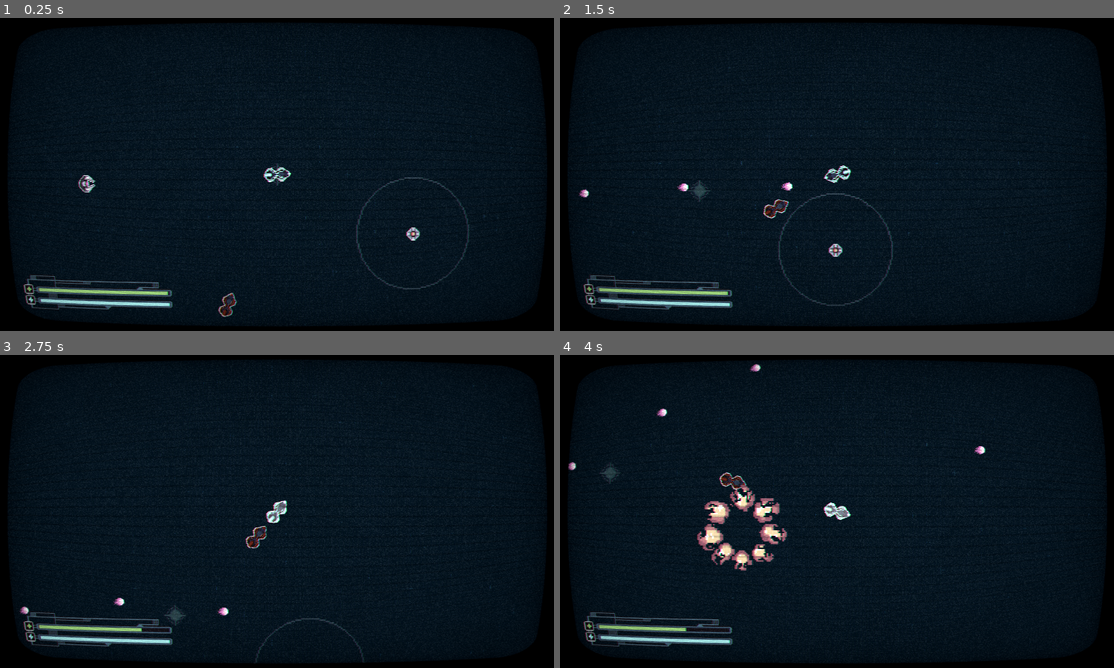
Above: before the commit, frames 1-4 (two rows, left to right).
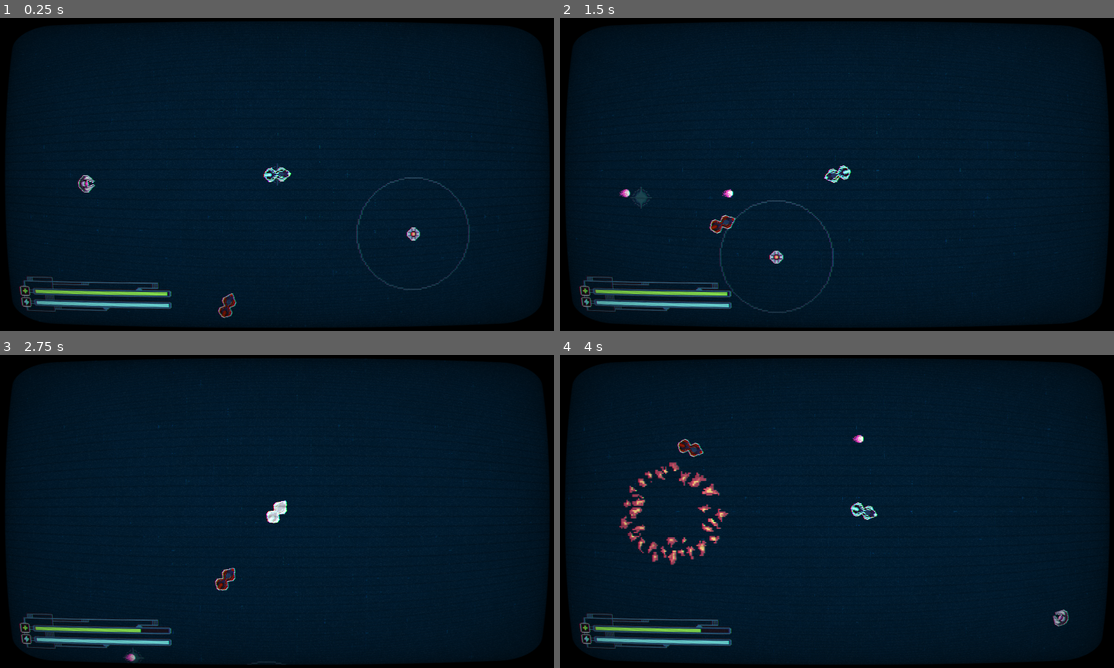
Above: after the commit, the same moments.

Repository: 20akshay00/cyberloop
Game: Godot game, scene res://scenes/world.tscn
Same seed, same stepped clock (60 frames per second), same inputs: the game is played once before the commit and once after it.
Inputs (mouse positions are in pixels of both pictures, inside the frame that each line leads up to):
- Up to frame 1 (0.25 s): no input
- Up to frame 2 (1.5 s): move the mouse to (958, 158) at 0.52 s; click (958, 158) at 0.6 s; move the mouse to (726, 190) at 1.27 s; click (726, 190) at 1.35 s
- Up to frame 3 (2.75 s): move the mouse to (332, 442) at 2.02 s; click (332, 442) at 2.1 s
- Up to frame 4 (4 s): move the mouse to (809, 574) at 2.77 s; click (809, 574) at 2.85 s; move the mouse to (1003, 558) at 3.52 s; click (1003, 558) at 3.6 s

The runs differ from the first frame. In frame 1, 3.4% of the frame differs, in the area x 1-100%, y 1-99%; in frame 2, 4.7%; in frame 3, 3.9%; in frame 4, 6.6%.

Commit message:
add sfx, visual fx

Diff:
--- a/project.godot
+++ b/project.godot
@@ -32,6 +32,7 @@
 draw={
 "deadzone": 0.2,
 "events": [Object(InputEventMouseButton,"resource_local_to_scene":false,"resource_name":"","device":-1,"window_id":0,"a …(253 unchanged characters)…
+, Object(InputEventKey,"resource_local_to_scene":false,"resource_name":"","device":-1,"window_id":0,"alt_pressed":false,"shift_pressed":false,"ctrl_pressed":false,"meta_pressed":false,"pressed":false,"keycode":0,"physical_keycode":81,"key_label":0,"unicode":113,"location":0,"echo":false,"script":null)
 ]
 }
 
--- a/scenes/damage_area.tscn
+++ b/scenes/damage_area.tscn
@@ -1,11 +1,29 @@
-[gd_scene load_steps=5 format=3 uid="uid://db2hesmx6bfb7"]
+[gd_scene load_steps=9 format=3 uid="uid://db2hesmx6bfb7"]
 
 [ext_resource type="Script" uid="uid://5kv1lp8guydd" path="res://scripts/damage_area.gd" id="1_5frsa"]
+[ext_resource type="Shader" uid="uid://cealjes6kiu0i" path="res://scenes/dissolve.gdshader" id="2_a2a3j"]
 [ext_resource type="Texture2D" uid="uid://3ss36d8nsgh0" path="res://assets/art/hole_texture_three_v1.png" id="2_fhj2k"]
 [ext_resource type="Shader" uid="uid://muj7da7x0o4v" path="res://scenes/damage_area_border.gdshader" id="3_c2uvg"]
 
+[sub_resource type="FastNoiseLite" id="FastNoiseLite_a2a3j"]
+noise_type = 4
+frequency = 0.0071
+
+[sub_resource type="NoiseTexture2D" id="NoiseTexture2D_a2a3j"]
+noise = SubResource("FastNoiseLite_a2a3j")
+
+[sub_resource type="ShaderMaterial" id="ShaderMaterial_oamld"]
+resource_local_to_scene = true
+shader = ExtResource("2_a2a3j")
+shader_parameter/dissolve_texture = SubResource("NoiseTexture2D_a2a3j")
+shader_parameter/dissolve_value = 1.0
+shader_parameter/polygon_size = Vector2(0, 0)
+
 [sub_resource type="ShaderMaterial" id="ShaderMaterial_a2a3j"]
 shader = ExtResource("3_c2uvg")
+shader_parameter/freq = 2.0
+shader_parameter/lo = 0.3
+shader_parameter/hi = 1.0
 
 [node name="DamageArea" type="Area2D"]
 collision_layer = 0
@@ -14,8 +32,8 @@
 
 [node name="Polygon2D" type="Polygon2D" parent="."]
 texture_repeat = 2
+material = SubResource("ShaderMaterial_oamld")
 texture = ExtResource("2_fhj2k")
-texture_scale = Vector2(4, 4)
 
 [node name="Line2D" type="Line2D" parent="."]
 texture_repeat = 2
--- a/scenes/damage_area_border.gdshader
+++ b/scenes/damage_area_border.gdshader
@@ -1,14 +1,10 @@
 shader_type canvas_item;
+uniform float freq = 5.;
 
-void vertex() {
-	// Called for every vertex the material is visible on.
-}
+uniform float lo;
+uniform float hi;
 
 void fragment() {
-	// Called for every pixel the material is visible on.
+    float alpha = lo + (hi - lo) * (sin(freq * TIME) + 1.)/2.;
+    COLOR.a = alpha;
 }
-
-//void light() {
-//	// Called for every pixel for every light affecting the CanvasItem.
-//	// Uncomment to replace the default light processing function with this one.
-//}
--- /dev/null
+++ b/scenes/dissolve.gdshader
@@ -0,0 +1,19 @@
+shader_type canvas_item;
+
+uniform sampler2D dissolve_texture : source_color;
+uniform float dissolve_value : hint_range(0, 1);
+uniform vec2 polygon_size;  // polygon bounding box size in local units
+
+void fragment() {
+    vec4 main_tex = texture(TEXTURE, UV);  // tiled main texture
+
+    float noise = texture(dissolve_texture, fract(UV)).r;  // tile dissolve texture using fract(UV)
+    main_tex.a *= step(dissolve_value, noise);
+
+    COLOR = main_tex;
+}
+
+
+//void fragment() {
+    //COLOR = vec4(UV, 0.0, 1.0); // adjust divisor for scale
+//}
--- a/scenes/player.tscn
+++ b/scenes/player.tscn
@@ -5,7 +5,7 @@
 [ext_resource type="Texture2D" uid="uid://cqro5ie6mvm0b" path="res://assets/art/tron_bike_v1.png" id="3_sweqy"]
 [ext_resource type="Shader" uid="uid://6wfc0a2pnfog" path="res://scenes/invincibility.gdshader" id="3_tuyoq"]
 [ext_resource type="AudioStream" uid="uid://ct8hijshy0q6" path="res://assets/sfx/Bike Player Loop.ogg" id="4_dqkch"]
-[ext_resource type="AudioStream" uid="uid://dv3q0054cxkcs" path="res://assets/sfx/Trail drawing test 02.mp3" id="5_qlg0r"]
+[ext_resource type="AudioStream" uid="uid://dweafpu01vixb" path="res://assets/sfx/Trail drawing 2.ogg" id="6_smehm"]
 [ext_resource type="Script" uid="uid://bppxyp6qk67th" path="res://scenes/custom_camera.gd" id="7_smehm"]
 [ext_resource type="Shader" uid="uid://dkjnohi6uda1r" path="res://scenes/crt.gdshader" id="8_ur7pv"]
 
@@ -19,10 +19,10 @@
 
 [sub_resource type="ShaderMaterial" id="ShaderMaterial_y4r1p"]
 shader = ExtResource("8_ur7pv")
-shader_parameter/overlay = false
+shader_parameter/overlay = true
 shader_parameter/scanlines_opacity = 0.192
-shader_parameter/scanlines_width = 0.008
-shader_parameter/grille_opacity = 0.078
+shader_parameter/scanlines_width = 0.0
+shader_parameter/grille_opacity = 0.029
 shader_parameter/resolution = Vector2(640, 480)
 shader_parameter/pixelate = false
 shader_parameter/roll = false
@@ -30,15 +30,15 @@
 shader_parameter/roll_size = 0.269
 shader_parameter/roll_variation = 0.325
 shader_parameter/distort_intensity = 0.004
-shader_parameter/noise_opacity = 0.335
+shader_parameter/noise_opacity = 0.048
 shader_parameter/noise_speed = 0.0
-shader_parameter/static_noise_intensity = 0.06
-shader_parameter/aberration = 0.01
-shader_parameter/brightness = 1.21
-shader_parameter/discolor = true
-shader_parameter/warp_amount = 0.468
+shader_parameter/static_noise_intensity = 0.03
+shader_parameter/aberration = 0.00700005
+shader_parameter/brightness = 1.2
+shader_parameter/discolor = false
+shader_parameter/warp_amount = 0.3
 shader_parameter/clip_warp = false
-shader_parameter/vignette_intensity = 0.2
+shader_parameter/vignette_intensity = 0.3
 shader_parameter/vignette_opacity = 0.5
 
 [node name="Player" type="CharacterBody2D"]
@@ -61,7 +61,7 @@
 bus = &"PlayerBike"
 
 [node name="DrawSound" type="AudioStreamPlayer2D" parent="."]
-stream = ExtResource("5_qlg0r")
+stream = ExtResource("6_smehm")
 bus = &"PlayerBike"
 
 [node name="Camera2D" type="Camera2D" parent="."]
--- a/scripts/audio_manager.gd
+++ b/scripts/audio_manager.gd
@@ -1,6 +1,12 @@
 extends AudioStreamPlayer2D
 
 var loop_created_sfx := load("res://assets/sfx/Loop Created.mp3")
+var fall_sfx := load("res://assets/sfx/Spiral long.mp3")
+var loop_invalid_sfx := load("res://assets/sfx/Cannot Form Loop.mp3")
+var power_full_sfx := load("res://assets/sfx/Power full.mp3")
+var draw_start_sfx := load("res://assets/sfx/Trail Draw Start.mp3")
+var power_empty_sfx := load("res://assets/sfx/Power Empty.mp3")
+var player_hit_sfx := load("res://assets/sfx/Player Hit 2.mp3")
 
 func _play_music(music: AudioStream, volume = -7):
 	if stream == music:
--- a/scripts/crack.gd
+++ b/scripts/crack.gd
@@ -18,6 +18,10 @@
 		Vector2(spawn_side, -spawn_side)
 		]
 )
+
+const VALID_COLOR := Color("#79f5f6")
+const ERR_COLOR := Color("#f64747")
+var error_tween: Tween = null
 
 func _ready() -> void:
 	_is_orphan = false
@@ -41,16 +45,18 @@
 		shape_points = points.slice(intersect_idx, points.size()-1)
 
 		if calculate_area(shape_points) > 5000:
-			if Geometry2D.intersect_polygons(shape_points, spawn_area).size() == 0:
-				var damage_area = damage_area_scene.instantiate()
-				damage_area.set_points(shape_points)
-				add_sibling(damage_area)
+			if (Geometry2D.intersect_polygons(shape_points, spawn_area).size() == 0) and (Geometry2D.decompose_polygon_in_convex(shape_points).size() > 0):
+					var damage_area = damage_area_scene.instantiate()
+					damage_area.set_points(shape_points)
+					add_sibling(damage_area)
 
-				var crack = self.duplicate()
-				crack.points = points.slice(0, intersect_idx)
-				add_sibling(crack)
-				crack.destroy()
-				clear_points()
+					var crack = self.duplicate()
+					crack.points = points.slice(0, intersect_idx)
+					add_sibling(crack)
+					crack.destroy()
+					clear_points()
+			else:
+				_throw_error()
 
 		intersect_idx = -1
 
@@ -66,3 +72,11 @@
 		result += mesh_vertices[q].cross(mesh_vertices[p])
 
 	return abs(result) * 0.5
+
+func _throw_error() -> void:
+	EventManager.shake_screen.emit()
+	AudioManager.play_effect(AudioManager.loop_invalid_sfx, 10)
+	if error_tween: error_tween.kill()
+	error_tween = get_tree().create_tween()
+	error_tween.tween_property(self, "default_color", ERR_COLOR, 0.25)
+	error_tween.tween_property(self, "default_color", VALID_COLOR, 0.25)
--- a/scripts/damage_area.gd
+++ b/scripts/damage_area.gd
@@ -2,11 +2,12 @@
 class_name DamageArea
 
 var _is_active: bool = false
+var fade_tween: Tween = null
 
 func _ready() -> void:
 	EventManager.hole_created.emit()
 	AudioManager.play_effect(AudioManager.loop_created_sfx, 10.)
-	get_tree().create_timer(0.2).timeout.connect(
+	get_tree().create_timer(0.3).timeout.connect(
 		func():
 			_is_active = true
 			for body in get_overlapping_bodies():
@@ -15,6 +16,7 @@
 			for area in get_overlapping_areas():
 				if area.has_method("fall"): area.fall()
 	)
+	fade_in()
 
 func set_points(points:PackedVector2Array) -> void:
 	$CollisionPolygon2D.polygon = points
@@ -23,6 +25,25 @@
 	$Polygon2D.polygon = points
 	$NavigationObstacle2D.vertices = points
 
+	$Polygon2D.uv = generate_uvs($Polygon2D.polygon)
+
 func _on_body_entered(body: Node2D) -> void:
 	if body and _is_active:
 		body.fall()
+
+func fade_in() -> void:
+	$Polygon2D.material.get_shader_parameter("dissolve_texture").noise.seed = randi()
+	if fade_tween: fade_tween.kill()
+	fade_tween = get_tree().create_tween()
+	fade_tween.tween_property($Polygon2D.material, "shader_parameter/dissolve_value", 0., 0.5)
+
+func generate_uvs(polygon: PackedVector2Array) -> PackedVector2Array:
+	if polygon.is_empty():
+		return PackedVector2Array()
+
+	var points = Array(polygon)
+	var xmin = points.map(func(p): return p.x).reduce(func(a, b): return min(a, b))
+	var ymin = points.map(func(p): return p.y).reduce(func(a, b): return min(a, b))
+	var anchor = Vector2(xmin, ymin)
+
+	return PackedVector2Array(points.map(func(p): return (p - anchor)/5))
--- a/scripts/event_manager.gd
+++ b/scripts/event_manager.gd
@@ -2,3 +2,5 @@
 
 signal hole_created
 signal player_hit
+
+signal shake_screen
--- a/scripts/player.gd
+++ b/scripts/player.gd
@@ -38,10 +38,13 @@
 func _ready() -> void:
 	_create_trail()
 	drive_sound.play()
+	EventManager.shake_screen.connect(_shake_screen)
 
 func _process(delta: float) -> void:
 	if _is_active:
-		global_position = lerp(position, get_global_mouse_position(), 1.0 - pow(0.965, delta * 60))
+##		global_position = lerp(position, get_global_mouse_position(), 1.0 - pow(0.965, delta * 60))
+
+		global_position = lerp(position, get_global_mouse_position(), 1.0 - pow(0.95, delta * 60))
 
 		dir = get_global_mouse_position() - position
 		rotation = lerp_angle(rotation, atan2(dir.y, dir.x) + PI/2, 0.2)
@@ -50,6 +53,7 @@
 			if power > 0.:
 				_is_drawing = true
 				draw_sound.play()
+				#AudioManager.play_effect(AudioManager.draw_start_sfx, 10)
 
 		if Input.is_action_just_released("draw") and _is_drawing:
 			_is_drawing = false
@@ -61,6 +65,7 @@
 			if trail.get_point_count() > 2:
 				power -= (global_position - prev_pos).length() * POWER_COST
 				if power < 0.:
+					AudioManager.play_effect(AudioManager.power_empty_sfx, 10)
 					power = 0.
 					_is_drawing = false
 					_create_trail()
@@ -68,7 +73,9 @@
 		else:
 			if (global_position - prev_pos).length() > RECHARGE_DIST and power < 1.:
 				power += RECHARGE_AMOUNT
-				if power > 1: power = 1.
+				if power > 1:
+					power = 1.
+					AudioManager.play_effect(AudioManager.power_full_sfx, 10)
 
 		pitch = clampf((global_position - prev_pos).length()/20. + 1., 1., 2.)
 		drive_sound.pitch_scale = pitch
@@ -85,6 +92,7 @@
 func fall() -> void:
 	damage(1)
 	die()
+	AudioManager.play_effect(AudioManager.fall_sfx)
 
 func die() -> void:
 	_is_active = false
@@ -92,7 +100,7 @@
 
 	draw_sound.stop()
 	drive_sound.stop()
-
+	$CollisionShape2D.set_deferred("disabled", true)
 	if death_tween: death_tween.kill()
 
 	death_tween = get_tree().create_tween()
@@ -120,6 +128,7 @@
 			_is_active = true
 			drive_sound.play()
 			_activate_invincibility()
+			$CollisionShape2D.set_deferred("disabled", false)
 	)
 	respawn_tween.tween_method(func(val): power = val, power, 1., 1. * (1 - power))
 
@@ -128,7 +137,8 @@
 		damage(val)
 		_activate_invincibility()
 		EventManager.player_hit.emit()
-		$Camera2D.screen_shake(8, 0.5)
+		AudioManager.play_effect(AudioManager.player_hit_sfx)
+		_shake_screen()
 
 func damage(val) -> void:
 	health -= val
@@ -142,3 +152,6 @@
 		itween.tween_property(sprite.material, "shader_parameter/overlay_strength", 0.0, 0.2)
 
 	itween.chain().tween_callback(func(): _is_invincible = false)
+
+func _shake_screen() -> void:
+	$Camera2D.screen_shake(8, 0.5)
Not shown, added: assets/sfx/Cannot Form Loop.mp3.import
Not shown, added: assets/sfx/Player Hit 2.mp3.import
Not shown, added: assets/sfx/Power Empty.mp3.import
Not shown, added: assets/sfx/Power full.mp3.import
Not shown, added: assets/sfx/Spiral long.mp3.import
Not shown, added: assets/sfx/Trail Draw Start.mp3.import
Not shown, added: assets/sfx/Trail drawing 2.ogg.import
Not shown, removed: assets/sfx/Trail drawing test 02.mp3.import
Not shown, removed: assets/sfx/Trail drawing.ogg.import
Not shown, changed: export_presets.cfg
Not shown, added: scenes/dissolve.gdshader.uid
Not shown, added: assets/sfx/Cannot Form Loop.mp3
(and 8 more such lines)
